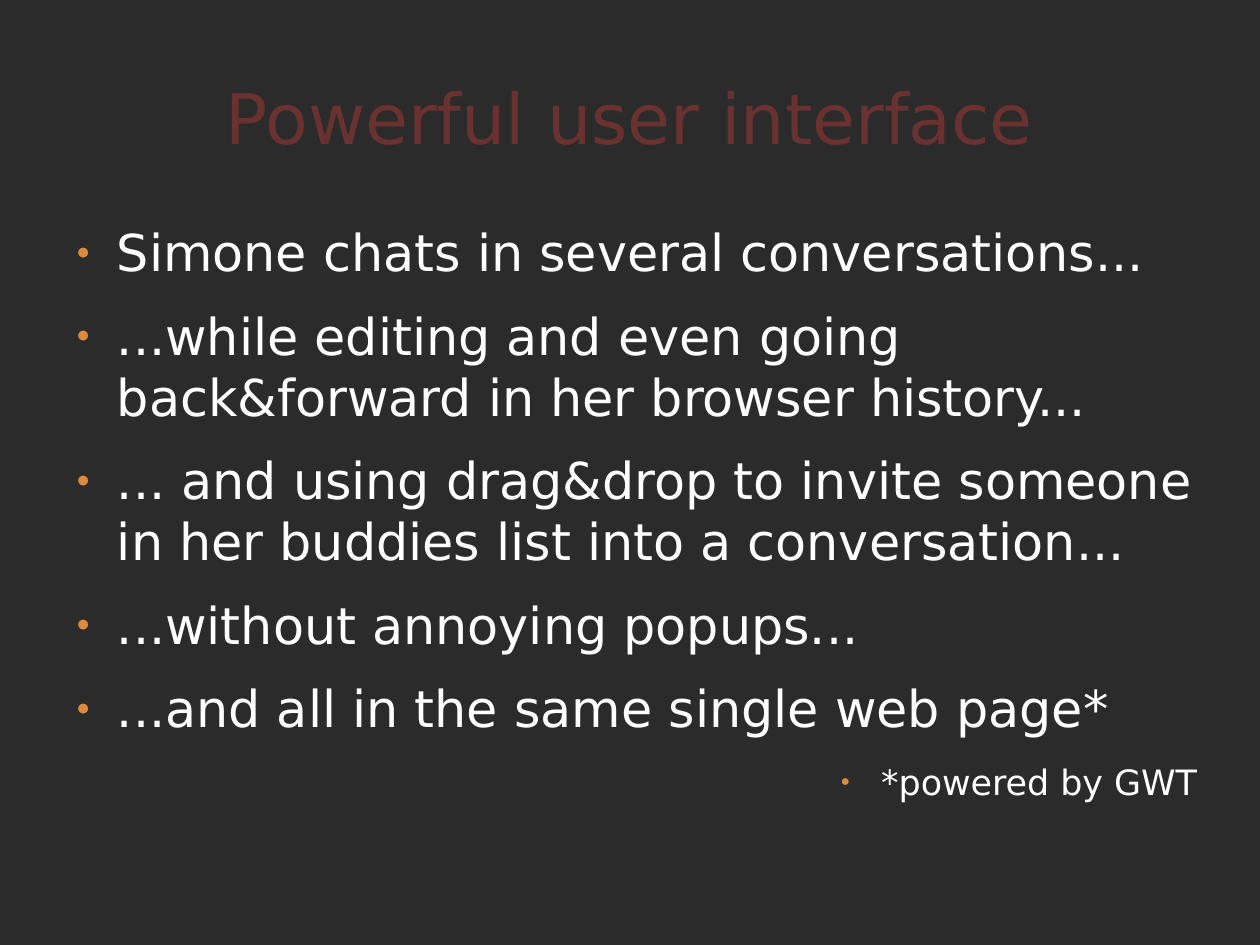
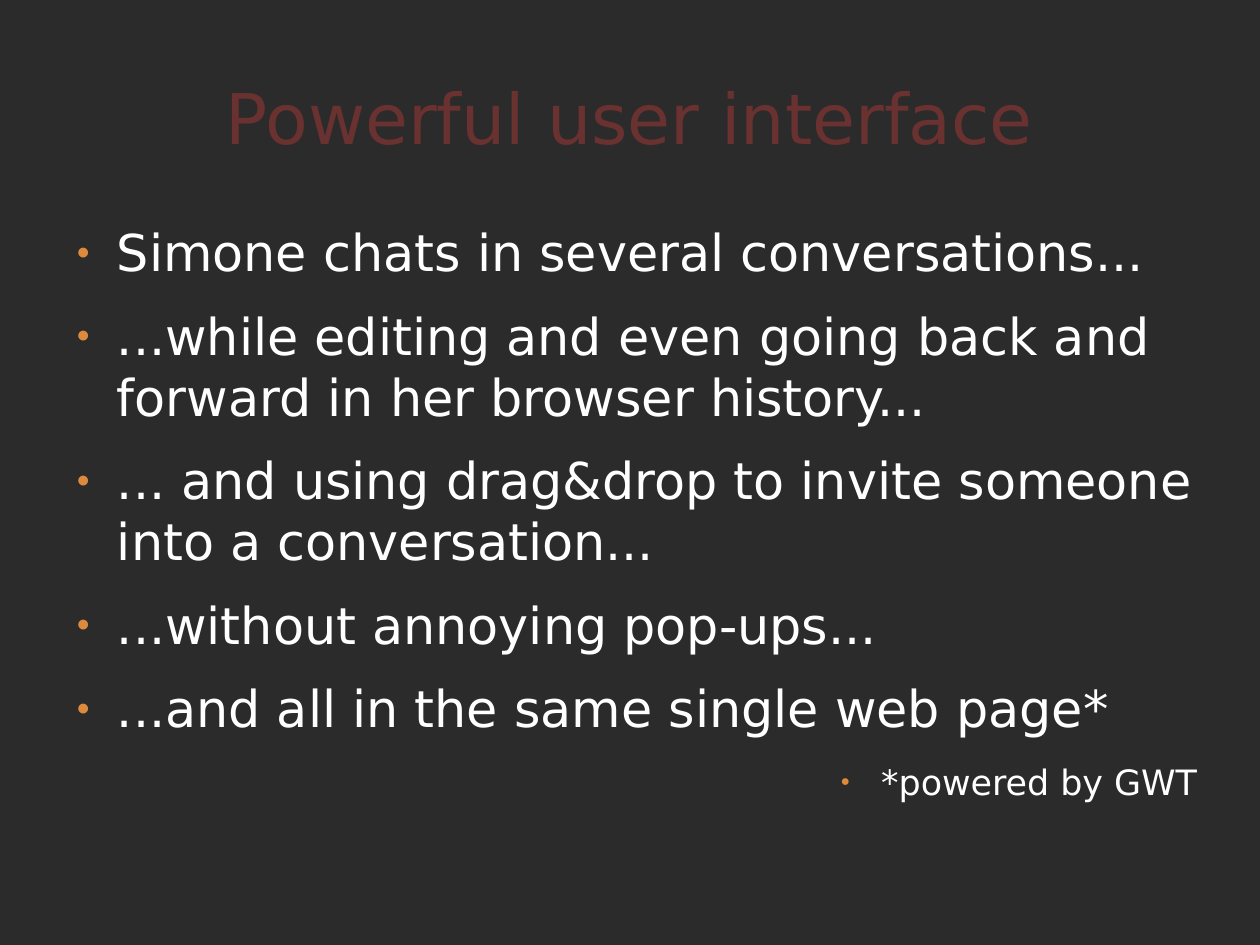
Before and after one commit to comunes/kune, a slide deck: slide 10 of doc/kune-dic-08.odp (slide 12 before the commit). Drawn at 1260x945 pixels with LibreOffice and Linux fonts; fonts in the diff are those of the drawing; background and template pictures are left out; a plain dark background stands for a picture behind light text. Boxes give left, top, right and bottom in pixels: in the first picture for what was removed or moved away, otherwise in the second. Text is boxed around its words. In the diff, an @@ line names an element or a change of style, - is before the commit and + after.

```diff
--- a/doc/kune-dic-08.odp
+++ b/doc/kune-dic-08.odp
@@ text at [117, 316, 1192, 655]: text changed @@
-● ...while editing and even going back&forward in her browser history...
-● ... and using drag&drop to invite someone in her buddies list into a conversation...
-● ...without annoying popups...
+● ...while editing and even going back and forward in her browser history...
+● ... and using drag&drop to invite someone into a conversation...
+● ...without annoying pop-ups...
```
Also in this commit, not shown: 13 other slides changed, 2 slides removed.
